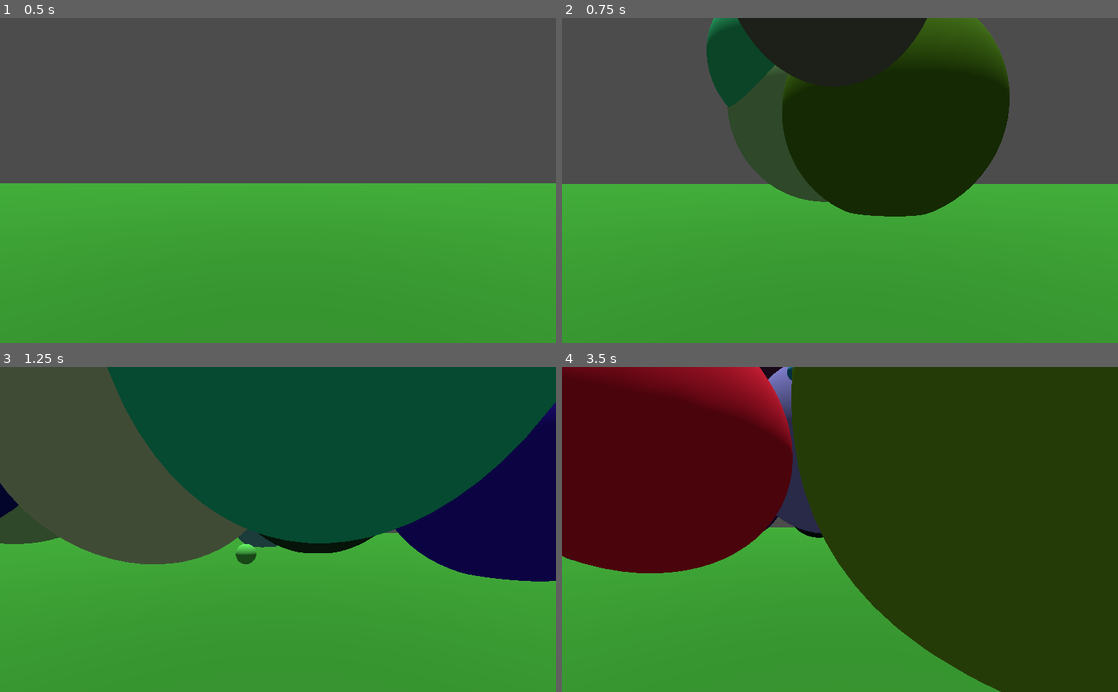
Above: before the commit, frames 1-4 (two rows, left to right).
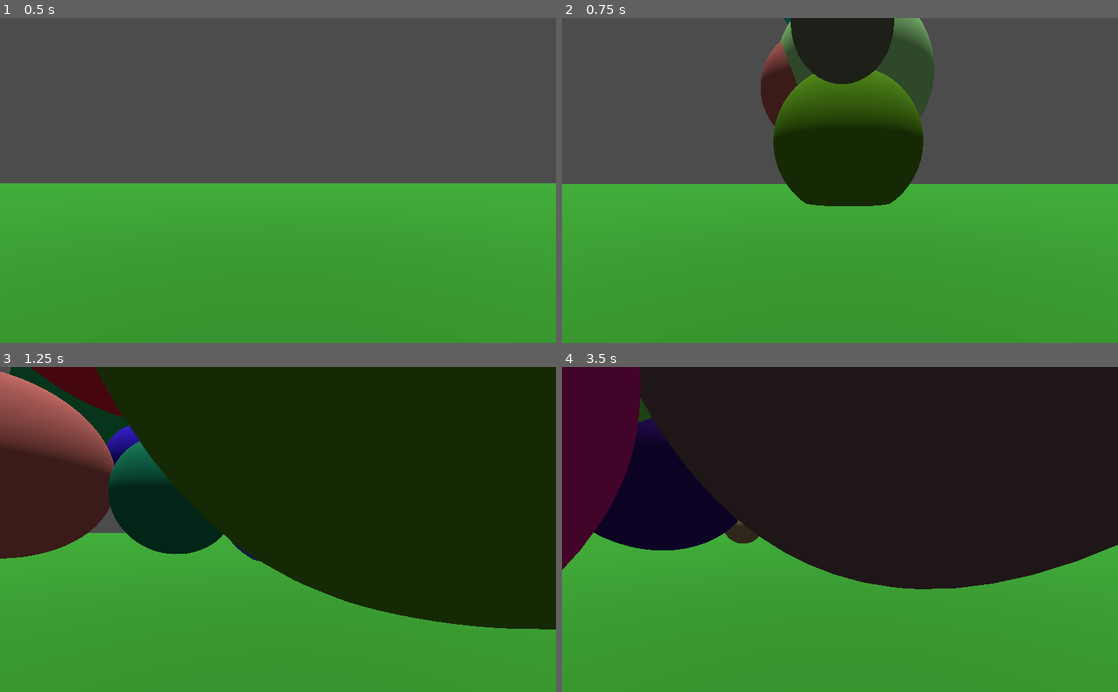
Above: after the commit, the same moments.

Repository: crabdancing/nicole_godot_challenges
Game: Godot game, scene res://Main.tscn
Same seed, same stepped clock (60 frames per second), same inputs: the game is played once before the commit and once after it.
Inputs (mouse positions are in pixels of both pictures, inside the frame that each line leads up to):
- Up to frame 1 (0.5 s): no input
- Up to frame 2 (0.75 s): tap Enter at 0.5 s; move the mouse to (867, 180) at 0.52 s; press the mouse at (867, 180) at 0.53 s; hold Up (ui_up) from 0.53 s (still down)
- Up to frame 3 (1.25 s): keep holding Up (ui_up); tap Space (jump) at 0.77 s
- Up to frame 4 (3.5 s): keep holding Up (ui_up); move the mouse to (812, 529) at 1.27 s; release the mouse at (812, 529) at 1.28 s; click (812, 529) at 1.35 s; tap Space (jump) at 1.52, 3.02 s; move the mouse to (851, 523) at 2.02 s; press the mouse at (851, 523) at 2.03 s; move the mouse to (834, 536) at 2.77 s; release the mouse at (834, 536) at 2.78 s; click (834, 536) at 2.85 s

Frame 1 is identical in both runs. In frame 2, 19% of the frame differs, in the area x 26-81%, y 0-62%; in frame 3, 66%; in frame 4, 75%, in the area x 0-100%, y 0-100%.

Commit message:
ball spawns in semi sensible position

Diff:
--- a/03_physics_ball_3d/Player.tscn
+++ b/03_physics_ball_3d/Player.tscn
@@ -25,4 +25,4 @@
 current = true
 
 [node name="SpawnPos" type="Position3D" parent="."]
-transform = Transform( 1, 0, 0, 0, 1, 0, 0, 0, 1, 0, 4.17009, -13.1725 )
+transform = Transform( 1, 0, 0, 0, 1, 0, 0, 0, 1, 0, 6.54153, -15.5654 )
